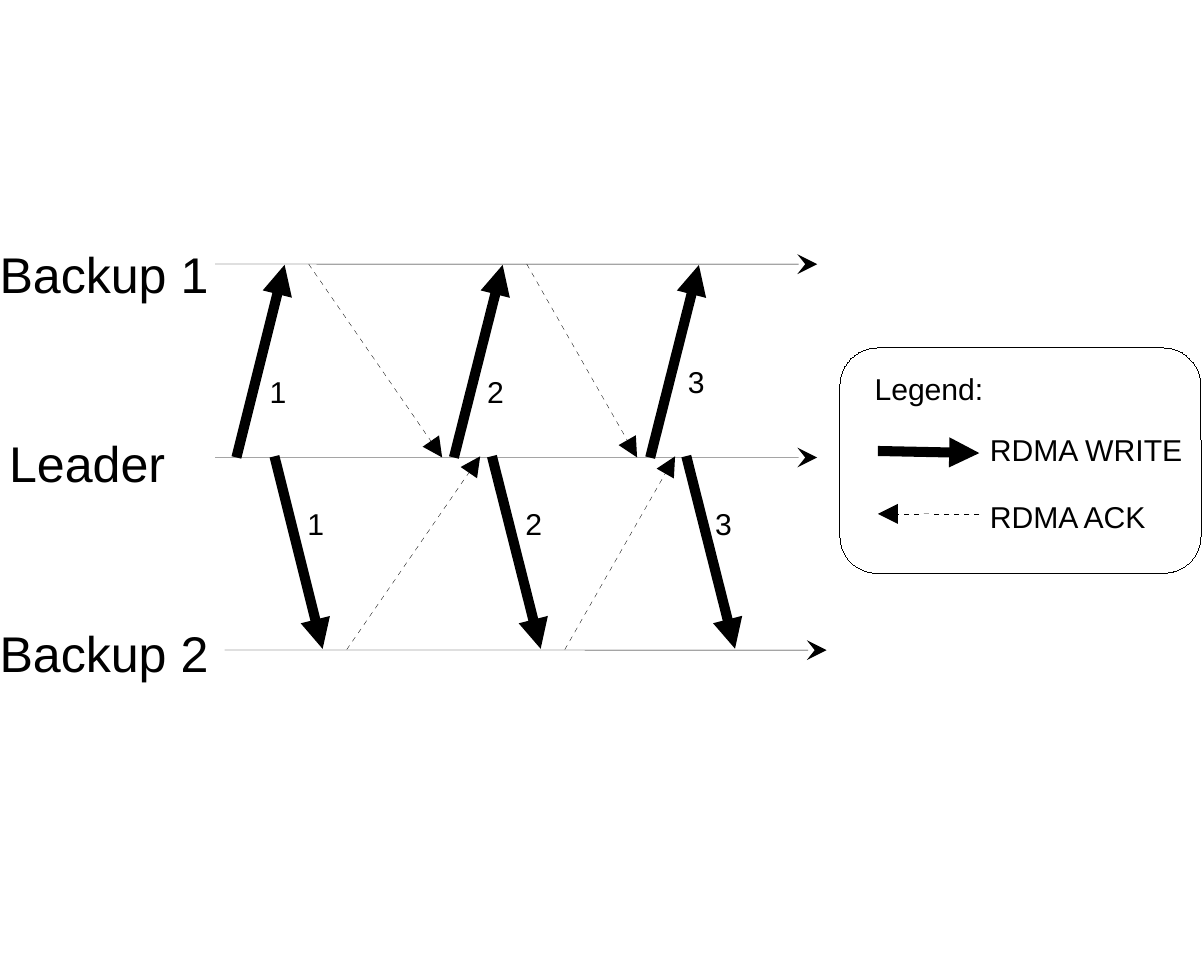
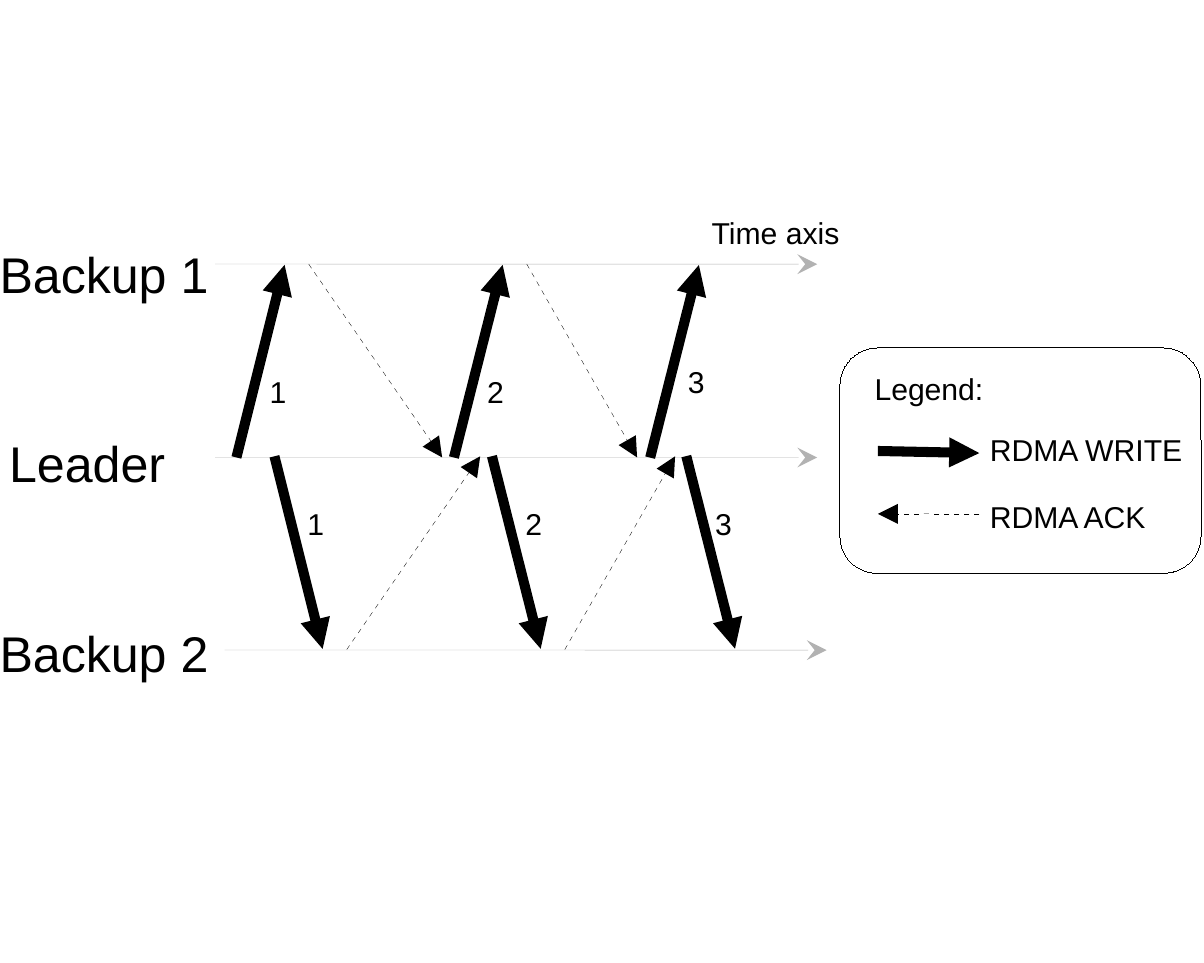
Before and after one commit to MichaelXSChen/RS-paper, a slide deck: slide 1 of figures/dare_algo.odp. Drawn at 1204x963 pixels with LibreOffice and Linux fonts; fonts in the diff are those of the drawing. Boxes give left, top, right and bottom in pixels: in the first picture for what was removed or moved away, otherwise in the second. Text is boxed around its words. In the diff, an @@ line names an element or a change of style, - is before the commit and + after.

```diff
--- a/figures/dare_algo.odp
+++ b/figures/dare_algo.odp
@@ text added at (712, 222, 840, 245), 9 pt, text #000000 @@
+Time axis
@@ arrow (214, 265) - (816, 265): stroke #000000 0 pt to #B2B2B2 0 pt @@
@@ arrow (214, 458) - (816, 458): stroke #000000 0 pt to #B2B2B2 0 pt @@
@@ arrow (224, 650) - (826, 650): stroke #000000 0 pt to #B2B2B2 0 pt @@
```
Also in this commit, not shown: 3 other files.
